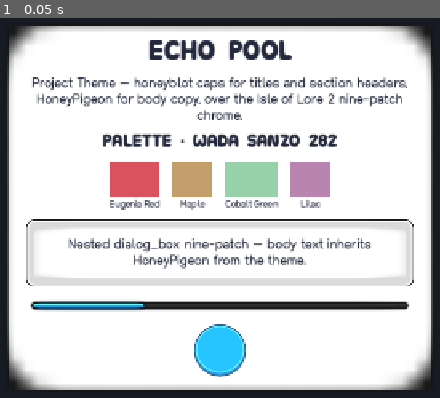
Above: before the commit, frame 1.
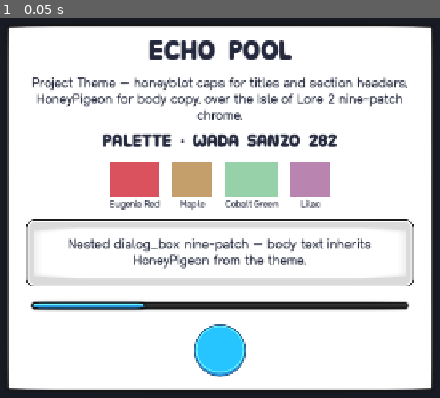
Above: after the commit, the same moment.

Repository: Mezzyface/fugu
Game: Godot game, scene res://scenes/ui_showcase.tscn
The game is run twice, just before and just after one commit, with the same random seed, the same clock (stepped at 60 frames per second) and the same inputs. This scene is started directly instead of the project's main scene.
Inputs:
- Up to frame 1 (0.05 s): no input

The runs differ from the first frame. In frame 1, 3.9% of the frame differs, in the area x 1-99%, y 2-98%.

Commit message:
Rework: address review on PR #27
Co-Authored-By: Claude Opus 4.8 <noreply@anthropic.com>

Diff:
--- a/game/scenes/ui_showcase.tscn
+++ b/game/scenes/ui_showcase.tscn
@@ -41,10 +41,10 @@
 grow_horizontal = 2
 grow_vertical = 2
 texture = ExtResource("1_panel")
-patch_margin_left = 12
-patch_margin_top = 10
-patch_margin_right = 12
-patch_margin_bottom = 10
+patch_margin_left = 13
+patch_margin_top = 13
+patch_margin_right = 13
+patch_margin_bottom = 13
 
 [node name="Margin" type="MarginContainer" parent="Panel"]
 layout_mode = 1
Not shown, changed: screenshots/21/ui_showcase.png
